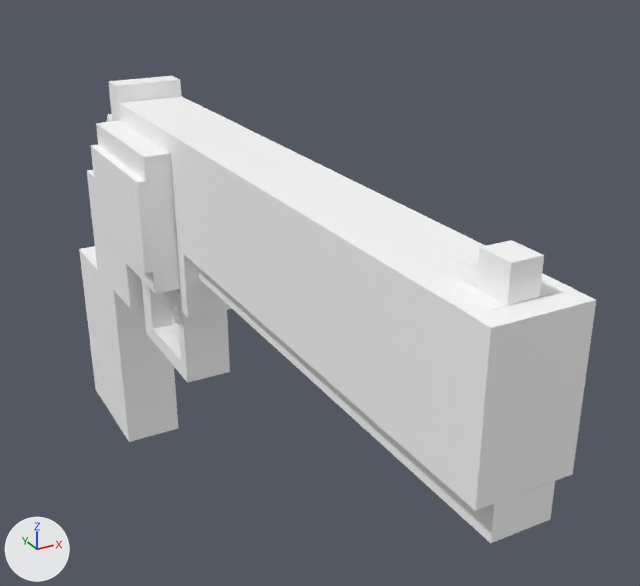
The FBX model 3d mess new/Assets/BLOCKYGON ASSETS ©/MODELS/WEAPONS AND GEARS/WEAPON/PISTOLS/BGN_REVOLVER.fbx, before and after one commit.
Rendered twice from a camera (50 mm lens) standing at (-0.273, -0.823, 0.233) and looking at (0.084, -0.175, -0.091). The lights are fixed; the arrows at lower left show +X, +Y and +Z. Where no turn or scale is listed for an object, it has been applied to the vertices.

The first picture shows 'BGN_REVOLVER', 'CLIP'.
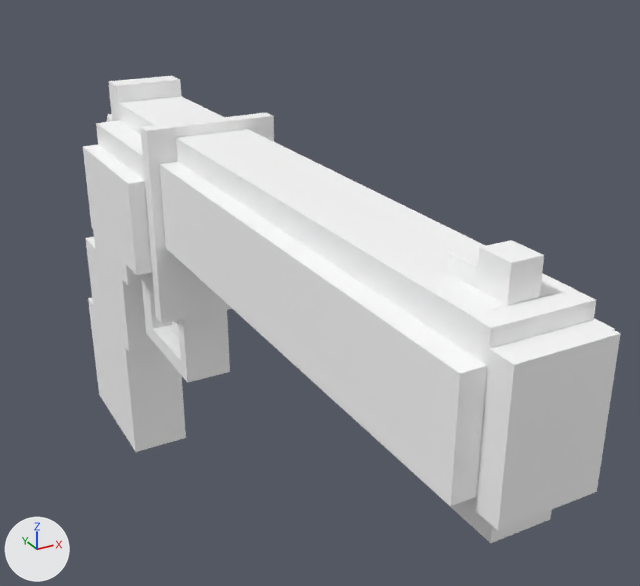
Diff of the bpy script that builds the scene:
```diff
--- a/3d mess new/Assets/BLOCKYGON ASSETS ©/MODELS/WEAPONS AND GEARS/WEAPON/PISTOLS/BGN_REVOLVER.fbx.py
+++ b/3d mess new/Assets/BLOCKYGON ASSETS ©/MODELS/WEAPONS AND GEARS/WEAPON/PISTOLS/BGN_REVOLVER.fbx.py
@@ me_scene @@
 # used by ob_bgn_revolver; location = (0.0, 0.0, 0.0)
-me_scene.from_pydata(...)  # 190 vertices, 322 faces, 1 loose edge; spans x -0.032..0.032, y -0.545..0.248, z -0.373..0.08
+me_scene.from_pydata(...)  # 238 vertices, 406 faces; spans x -0.056..0.056, y -0.562..0.23, z -0.372..0.08
+# me_scene part 1: the loose piece of 8 vertices spanning x -0.032..0.032, y 0.101..0.248, z -0.373..-0.168 is rebuilt with 16 vertices and now spans x -0.032..0.032, y 0.06..0.23, z -0.372..-0.141
+# me_scene part 2
+# 36 faces are deleted
+# 1 loose edge is deleted
+# 4 vertices in x -0.032..0.032, y 0.039..0.166, z -0.169 move by (0.0, 0.0, 0.028)
+# 16 vertices are added at x -0.048..0.048, y -0.562..-0.142, z -0.043..0.047
+# 8 new vertices lie (0.0, 0.0, 0.009) away from vertices in x -0.032..0.032, y -0.545..-0.127, z -0.043..0.058
+# 8 new vertices lie (-0.024, 0.0, 0.0) away from vertices in x -0.032, y -0.142..-0.127, z -0.104..0.067
+# 8 new vertices lie (0.024, 0.0, 0.0) away from vertices in x 0.032, y -0.142..-0.127, z -0.104..0.067
+# 104 new faces join them
 me_scene.materials.append(mat_revolver)
@@ me_scene_001 @@
 me_scene_001.from_pydata(...)  # 24 vertices, 44 faces; spans x -0.0636..0.0636, y -0.0701..0.0701, z -0.0615..0.0615
 # used by ob_clip; location = (0.001, -0.057, -0.02)
 # before: 4 (-0.0636, -0.07, -0.0409) at pixel (144, 273), 5 (-0.0636, 0.0701, -0.0409) at pixel (99, 226), 6 (-0.0636, 0.0701, 0.0409) at pixel (90, 145), 7 (-0.0636, -0.0701, 0.0409) at pixel (137, 182)
+# me_scene_001 part 3
+for i in [*range(4, 8)]: me_scene_001.vertices[i].co += Vector((-0.0076, 0.0, 0.0))
 me_scene_001.materials.append(mat_revolver)
```

What differs and where, as boxes [x1, y1, x2, y2] in the pictures (640 x 586 px; the box of a moved part takes in the faces that stretch with it):
'BGN_REVOLVER', reshaped
    before: [79, 76, 596, 543]
    after: [86, 76, 621, 543]
'CLIP', reshaped
    before: [91, 121, 180, 294]
    after: [83, 121, 154, 292]
part 1 of me_scene, rebuilt (10% taller)
    before: [79, 246, 178, 442]
    after: [86, 237, 186, 452]
part 2 of me_scene, built on
    before: [87, 125, 594, 511]
    after: [93, 113, 621, 531]
part 3 of me_scene_001, moved or reshaped
    before: [91, 145, 153, 274]
    after: [83, 145, 152, 275]
